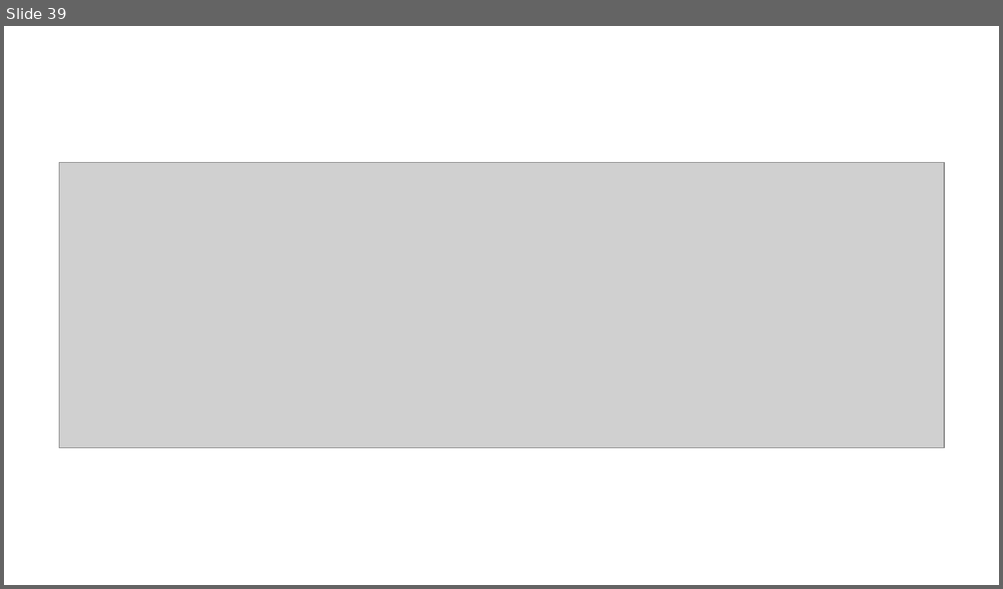
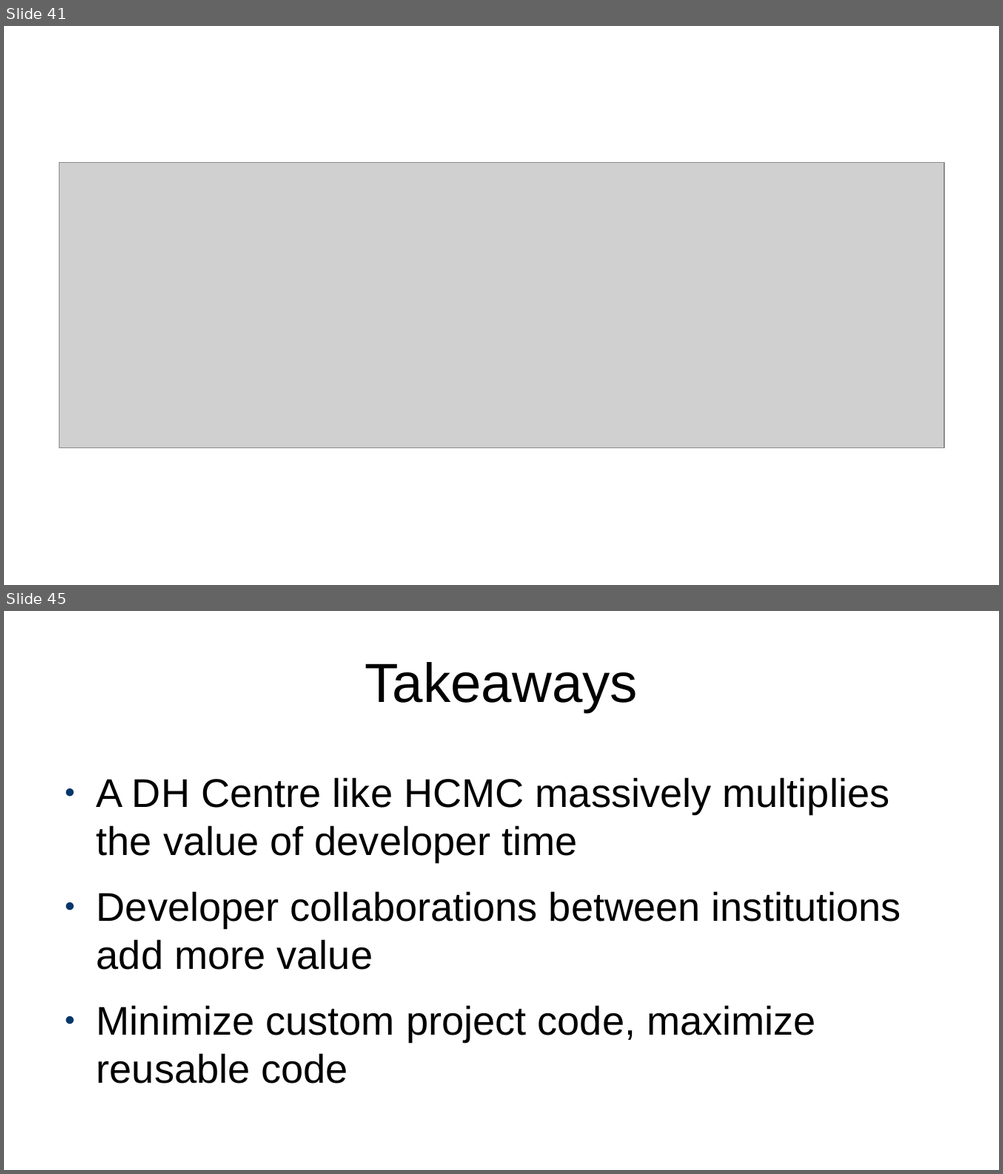
Before and after one commit to projectEndings/Endings, a slide deck: presentations/ubc2020/nineProjects.odp. Shown one above the other, each under a label of ours: slide 39 before the commit, slides 41 and 45 after it; the slides between them are not shown. The pictures are 1003x589 and 1003x1174 pixels, drawn with LibreOffice and Linux fonts; fonts in the diff are those of the drawing; grey boxes stand for pictures. Boxes give left, top, right and bottom in pixels: in the first picture for what was removed or moved away, otherwise in the second. Text is boxed around its words. In the diff, an @@ line names an element or a change of style, - is before the commit and + after.

```diff
--- a/presentations/ubc2020/nineProjects.odp
+++ b/presentations/ubc2020/nineProjects.odp
@@ slide 45 added at (4, 611, 999, 1170), background #FFFFFF @@
@@ title added at (365, 662, 637, 712), 44 pt, text #000000 @@
+Takeaways
@@ text added at (96, 777, 901, 1084), 32 pt, text #000000 @@
+● A DH Centre like HCMC massively multiplies the value of developer time
+● Developer collaborations between institutions add more value
+● Minimize custom project code, maximize reusable code
@@ what was slide 39 is now slide 41 @@
```
Also in this commit, not shown: 21 slides changed, 5 other slides added, 1 slide removed, 1 other file.
